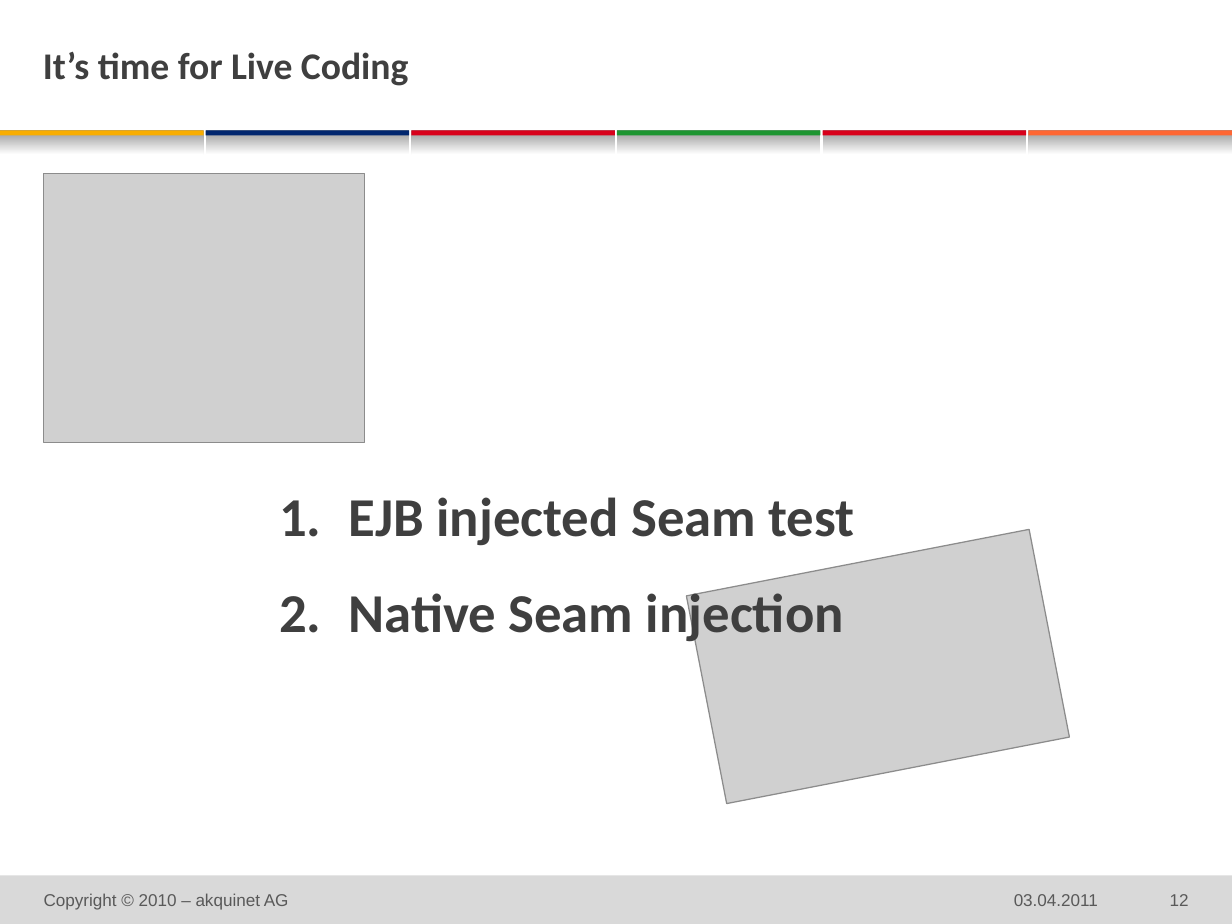
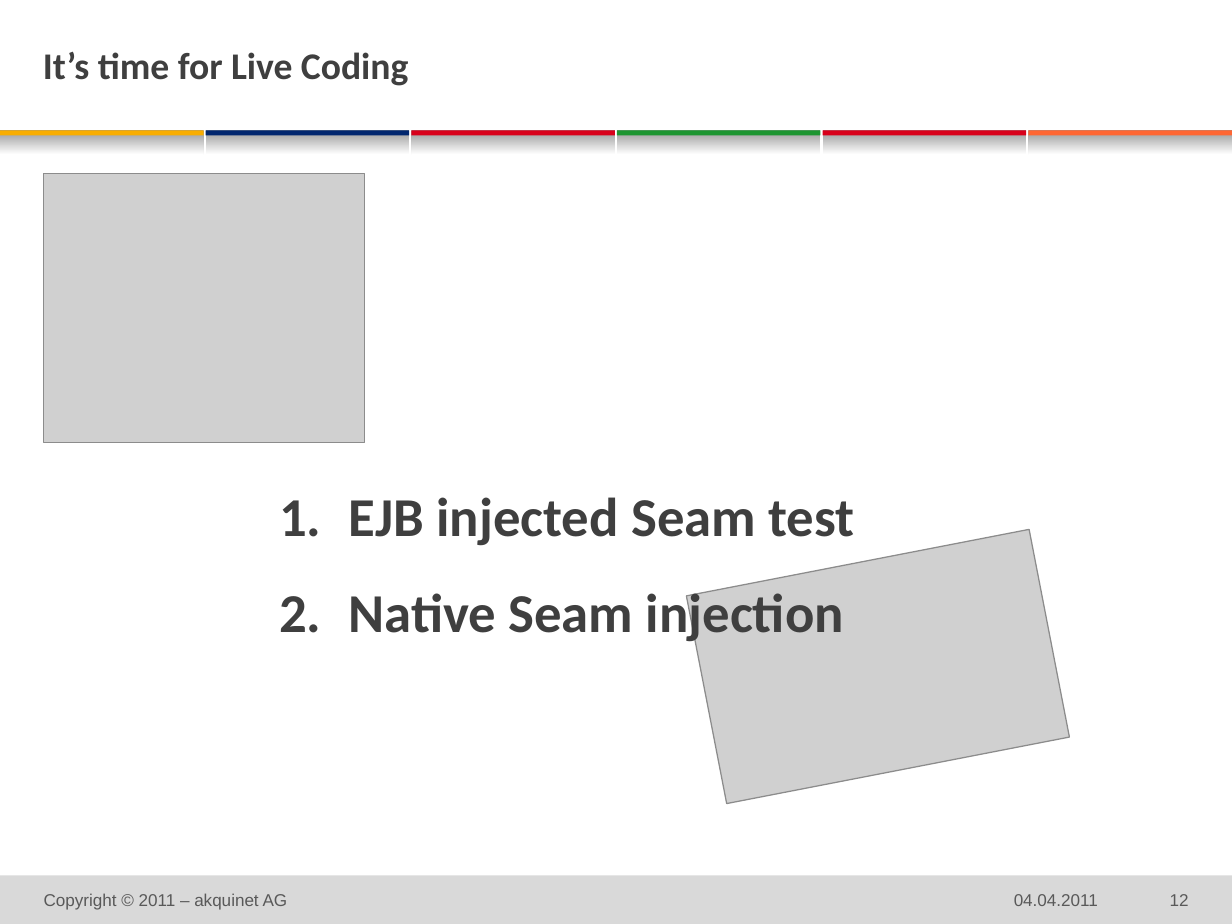
Before and after one commit to michaelschuetz/seamArquillian-sdc2011, a slide deck: slide 12 of doc/sdc_SeamArquillian.pptx. Drawn at 1232x924 pixels with LibreOffice and Linux fonts; fonts in the diff are those of the drawing; grey boxes stand for pictures; background and template pictures are left out. Boxes give left, top, right and bottom in pixels: in the first picture for what was removed or moved away, otherwise in the second. Text is boxed around its words. In the diff, an @@ line names an element or a change of style, - is before the commit and + after.

```diff
--- a/doc/sdc_SeamArquillian.pptx
+++ b/doc/sdc_SeamArquillian.pptx
@@ text at bbox=[44, 893, 288, 910]: text changed @@
-Copyright © 2010 – akquinet AG
+Copyright © 2011 – akquinet AG
@@ text at bbox=[1014, 894, 1098, 906]: text changed @@
-03.04.2011
+04.04.2011
```
Also in this commit, not shown: 13 other slides changed, 1 other file.
